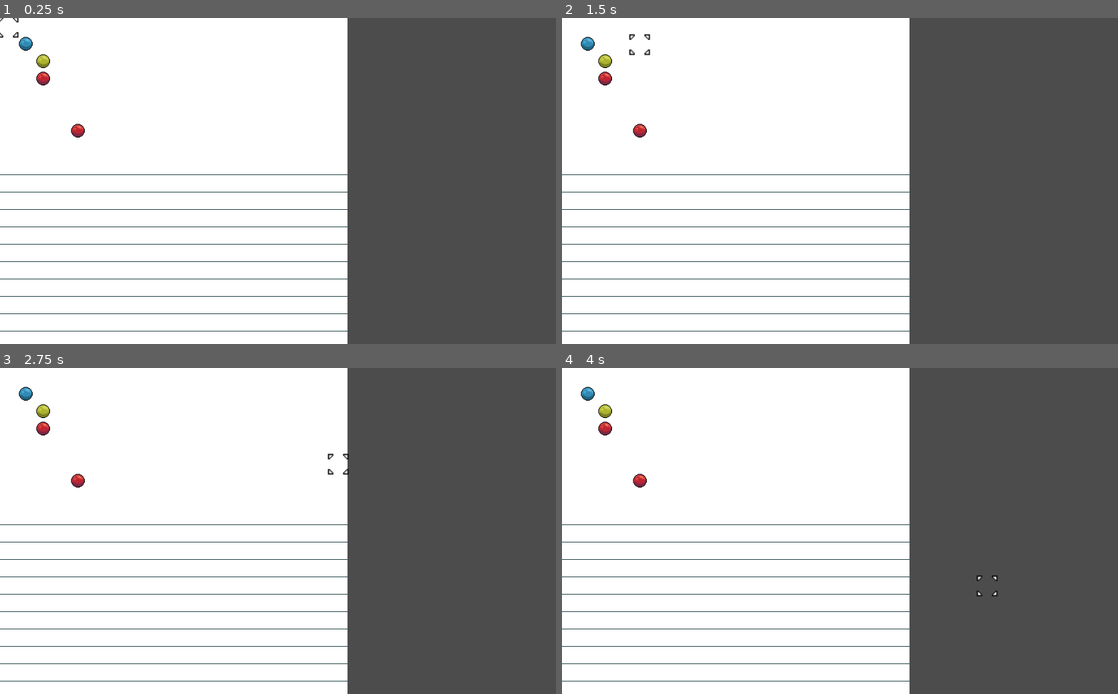
Above: before the commit, frames 1-4 (two rows, left to right).
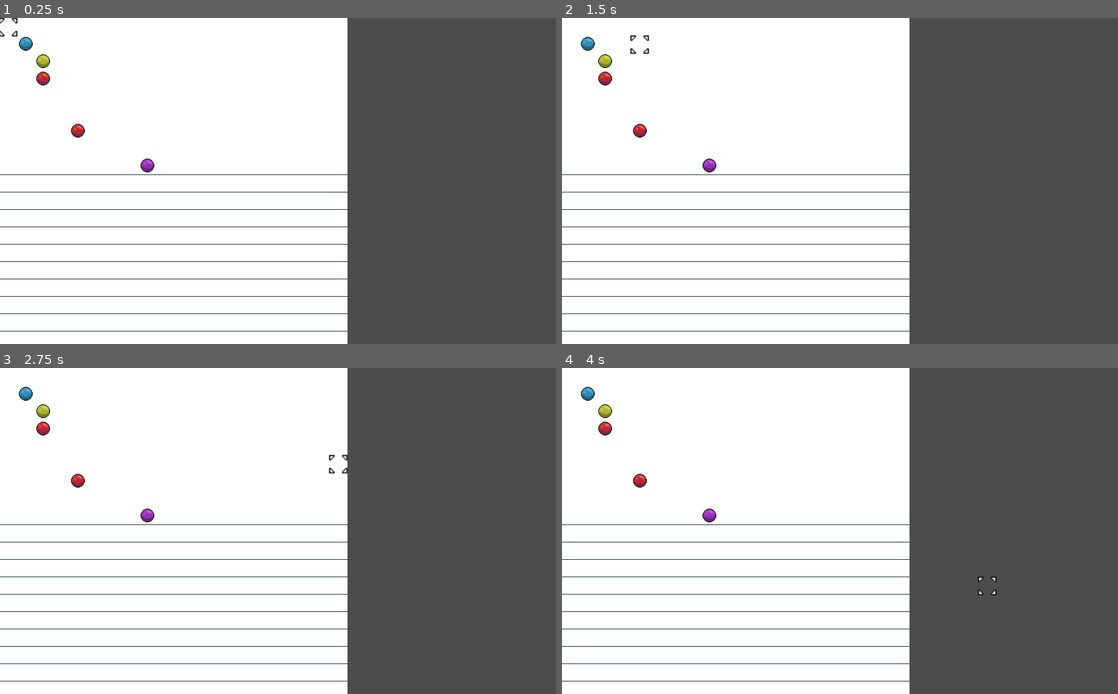
Above: after the commit, the same moments.

Repository: DaveRendell/gridcursor
Game: Godot game, scene res://SquareGrid.tscn
Same seed, same stepped clock (60 frames per second), same inputs: the game is played once before the commit and once after it.
Inputs (mouse positions are in pixels of both pictures, inside the frame that each line leads up to):
- Up to frame 1 (0.25 s): no input
- Up to frame 2 (1.5 s): tap Enter (ui_accept) at 0.5, 0.77 s; move the mouse to (962, 164) at 0.52 s; hold Right (ui_right) 0.53-1.28 s; click (962, 164) at 0.67 s; move the mouse to (728, 197) at 1.27 s; hold Down (ui_down) from 1.28 s (still down)
- Up to frame 3 (2.75 s): tap Enter (ui_accept) at 1.52 s; move the mouse to (333, 459) at 2.02 s; release Down (ui_down) at 2.03 s; hold Right (ui_right) from 2.03 s (still down)
- Up to frame 4 (4 s): tap Enter (ui_accept) at 2.75, 3.02, 3.77 s; move the mouse to (812, 596) at 2.77 s; release Right (ui_right) at 2.78 s; hold Up (ui_up) 2.78-3.53 s; click (812, 596) at 2.92 s; move the mouse to (1006, 579) at 3.52 s; hold Left (ui_left) from 3.53 s (still down)

The runs differ from the first frame. In frame 1, 0.1% of the frame differs, in the area x 0-28%, y 0-48%; in frame 2, 0.2%, in the area x 12-28%, y 4-48%; in frame 3, 0.2%; in frame 4, 0.2%.

Commit message:
Moving unit

Diff:
--- a/Grid.gd
+++ b/Grid.gd
@@ -55,6 +55,9 @@
 
 func add_highlight(x: int, y: int, color: Color):
 	push_error("Implement add_highlight in inheriting scene")
+
+func get_adjacent_cells(x: int, y: int):
+	push_error("Implement get_adjacent_cells in inheriting scene")
 
 func _input(event):
 	if active:
--- a/HexGrid.gd
+++ b/HexGrid.gd
@@ -42,11 +42,28 @@
 			hex.position = position_from_coordinates(i, j) + 0.5 * grid_size * Vector2.RIGHT
 			add_child(hex)
 
+func get_adjacent_cells(x: int, y: int):
+	var cube_coords = offset_to_cube(x, y)
+	return [
+		cube_to_offset(cube_coords[0], cube_coords[1] - 1, cube_coords[2] + 1),
+		cube_to_offset(cube_coords[0], cube_coords[1] + 1, cube_coords[2] - 1),
+		cube_to_offset(cube_coords[0] - 1, cube_coords[1], cube_coords[2] + 1),
+		cube_to_offset(cube_coords[0] + 1, cube_coords[1], cube_coords[2] - 1),
+		cube_to_offset(cube_coords[0] - 1, cube_coords[1] + 1, cube_coords[2]),
+		cube_to_offset(cube_coords[0] + 1, cube_coords[1] - 1, cube_coords[2])
+	]
+
 # https://www.redblobgames.com/grids/hexagons/
 func cube_to_offset(q, r, s):
 	var x = q + (r - (r&1)) / 2
 	var y = r
 	return [x, y]
+
+func offset_to_cube(x, y):
+	var q = x - (y - (y&1)) / 2
+	var r = y
+	var s = - q - r
+	return [q, r, s]
 
 func pixel_to_offset_hex(x, y):
 	var cube_coords = pixel_to_pointy_hex(x, y)
--- a/SquareGrid.gd
+++ b/SquareGrid.gd
@@ -38,3 +38,11 @@
 	r.rect_size = Vector2(grid_size, grid_size)
 	r.color = color
 	$Highlights.add_child(r)
+
+func get_adjacent_cells(x: int, y: int):
+	return [
+		[x, y - 1],
+		[x, y + 1],
+		[x + 1, y],
+		[x - 1, y]
+	]
--- a/SquareGrid.tscn
+++ b/SquareGrid.tscn
@@ -1,12 +1,20 @@
-[gd_scene load_steps=4 format=2]
+[gd_scene load_steps=5 format=2]
 
 [ext_resource path="res://Grid.tscn" type="PackedScene" id=1]
 [ext_resource path="res://SquareGrid.gd" type="Script" id=2]
 [ext_resource path="res://MovingBlob.tscn" type="PackedScene" id=3]
+[ext_resource path="res://Unit.tscn" type="PackedScene" id=4]
 
 [node name="SquareGrid" instance=ExtResource( 1 )]
 script = ExtResource( 2 )
 
+[node name="Cursor" parent="." index="1"]
+frame = 1
+
 [node name="MovingBlob" parent="GridNodes" index="3" instance=ExtResource( 3 )]
 x = 1
 y = 1
+
+[node name="Unit" parent="GridNodes" index="4" instance=ExtResource( 4 )]
+x = 8
+y = 8
--- /dev/null
+++ b/Unit.gd
@@ -0,0 +1,68 @@
+extends "res://GridNode.gd"
+
+export var movement = 6
+
+
+func select(grid):
+	var options = movement_options(grid)
+	grid.send_clicks_as_signal = true
+	for option in options:
+		grid.add_highlight(option[0], option[1], Color.aquamarine)
+
+	grid.connect("click", self, "handle_grid_click")
+
+func handle_grid_click(grid):
+	var options = movement_options(grid)
+
+	if options.has([grid.cursor_x, grid.cursor_y]):
+		x = grid.cursor_x
+		y = grid.cursor_y
+
+		grid.draw_nodes()
+		grid.clear_highlights()
+		grid.send_clicks_as_signal = false
+		grid.disconnect("click", self, "handle_grid_click")
+
+func calculate_movement(grid):
+	# Generate grid containing movement free at each tile, initialise with all -1
+	var remaining_movement = []
+	remaining_movement.resize(grid.grid_width)
+	for i in grid.grid_width:
+		var col = []
+		col.resize(grid.grid_height)
+		for j in grid.grid_height:
+			col[j] = -1
+		remaining_movement[i] = col
+
+	remaining_movement[x][y] = movement
+	var updates = [[x, y]]
+
+	while updates.size() > 0:
+		var new_updates = []
+		for u in updates:
+			var u_x = u[0]
+			var u_y = u[1]
+			var u_remain = remaining_movement[u_x][u_y]
+
+			var adjacent_cells = grid.get_adjacent_cells(u_x, u_y)
+			for a in adjacent_cells:
+				var a_x = a[0]
+				var a_y = a[1]
+				# TODO update with terrain based movement cost
+				var a_remain = u_remain - 1
+
+				if a_remain > remaining_movement[a_x][a_y]:
+					remaining_movement[a_x][a_y] = a_remain
+					new_updates.append(a)
+		updates = new_updates
+
+	return remaining_movement
+
+func movement_options(grid):
+	var remaining_movement = calculate_movement(grid)
+	var options = []
+	for i in grid.grid_width:
+		for j in grid.grid_height:
+			if remaining_movement[i][j] > -1:
+				options.append([i, j])
+	return options
--- /dev/null
+++ b/Unit.tscn
@@ -0,0 +1,21 @@
+[gd_scene load_steps=5 format=2]
+
+[ext_resource path="res://GridNode.tscn" type="PackedScene" id=1]
+[ext_resource path="res://Unit.gd" type="Script" id=2]
+[ext_resource path="res://img/orb_purple.png" type="Texture" id=3]
+
+[sub_resource type="SpriteFrames" id=1]
+animations = [ {
+"frames": [ ExtResource( 3 ) ],
+"loop": true,
+"name": "default",
+"speed": 5.0
+} ]
+
+[node name="Unit" instance=ExtResource( 1 )]
+script = ExtResource( 2 )
+movement = 6
+
+[node name="AnimatedSprite" type="AnimatedSprite" parent="." index="0"]
+frames = SubResource( 1 )
+centered = false
